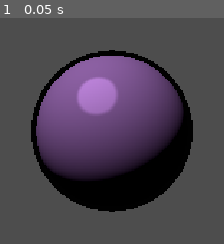
Above: before the commit, frame 1.
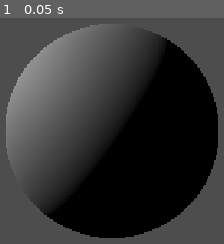
Above: after the commit, the same moment.

Repository: weixiaonian/My-list-of-knowledge
Game: Godot game, scene res://mian.tscn
Two runs of this game, one before a commit and one after it. Both use one fixed random seed, a clock stepped at 60 frames per second and the inputs below. The project has no main scene, so this scene is started directly.
Inputs:
- Up to frame 1 (0.05 s): no input

The runs differ from the first frame. In frame 1, 55% of the frame differs, in the area x 2-98%, y 2-98%.

Commit message:
菲涅尔效应

Diff:
--- a/Godot实现/图形学杂项/mian.tscn
+++ b/Godot实现/图形学杂项/mian.tscn
@@ -1,24 +1,6 @@
 [gd_scene format=3 uid="uid://cj3x04dkgpcdt"]
 
-[ext_resource type="Shader" uid="uid://dhyx14r4u0xk8" path="res://shaders/硬高光.gdshader" id="1_r2264"]
-[ext_resource type="Shader" uid="uid://ckrhxuhlk1vnp" path="res://shaders/反向外扩描边.gdshader" id="2_umalr"]
-
-[sub_resource type="ShaderMaterial" id="ShaderMaterial_umalr"]
-render_priority = 0
-shader = ExtResource("2_umalr")
-shader_parameter/outline_color = Color(0.03137255, 0.03137255, 0.03137255, 1)
-shader_parameter/outline_width = 0.03
-
-[sub_resource type="ShaderMaterial" id="ShaderMaterial_3ps45"]
-render_priority = 0
-next_pass = SubResource("ShaderMaterial_umalr")
-shader = ExtResource("1_r2264")
-shader_parameter/n = 32.0
-shader_parameter/e0 = 0.20000000298024
-shader_parameter/e1 = 0.40000000596048
-
 [sub_resource type="SphereMesh" id="SphereMesh_msjai"]
-material = SubResource("ShaderMaterial_3ps45")
 
 [node name="mian" type="Node3D" unique_id=2117637084]
 
@@ -26,9 +8,8 @@
 mesh = SubResource("SphereMesh_msjai")
 
 [node name="AreaLight3D" type="OmniLight3D" parent="." unique_id=1703366899]
-transform = Transform3D(0.8660254, -0.3535534, -0.3535534, 0.5, 0.61237246, 0.61237246, 0, -0.7071068, 0.7071068, -1, 2.3980436, 2)
-light_color = Color(0.76385975, 0.53303945, 0.88465303, 1)
-light_energy = 1.636
+transform = Transform3D(0.9010244, 0.43273607, -0.029907793, 0.018505894, 0.030536905, 0.99936223, 0.43337336, -0.90100336, 0.019506354, -3.2750602, 2.2385297, 0.7457291)
+light_energy = 5.863
 
 [node name="Camera3D" type="Camera3D" parent="." unique_id=1348288067]
-transform = Transform3D(1, 0, 0, 0, 1, 0, 0, 0, 1, 0, 0, 2)
+transform = Transform3D(1, 0, 0, 0, 1, 0, 0, 0, 1, 0, 0, 1.4573219)
--- /dev/null
+++ b/Godot实现/图形学杂项/shaders/菲涅尔效应.gdshader
@@ -0,0 +1,9 @@
+shader_type spatial;
+
+uniform float p :hint_range(1.0, 256.0, 0.1) = 5.0;
+
+void light()
+{
+	float rim = pow(max(1.0 - max(dot(NORMAL,VIEW),0.0),0.0),p);
+	DIFFUSE_LIGHT += rim * dot(NORMAL,LIGHT) * LIGHT_COLOR / PI * ATTENUATION;
+}
--- /dev/null
+++ b/Godot实现/图形学杂项/shaders/赛璐璐.gdshader
@@ -0,0 +1 @@
+shader_type spatial;
Not shown, added: Godot实现/图形学杂项/shaders/菲涅尔效应.gdshader.uid
Not shown, added: Godot实现/图形学杂项/shaders/赛璐璐.gdshader.uid
Not shown, changed: 图形学知识杂项.md
